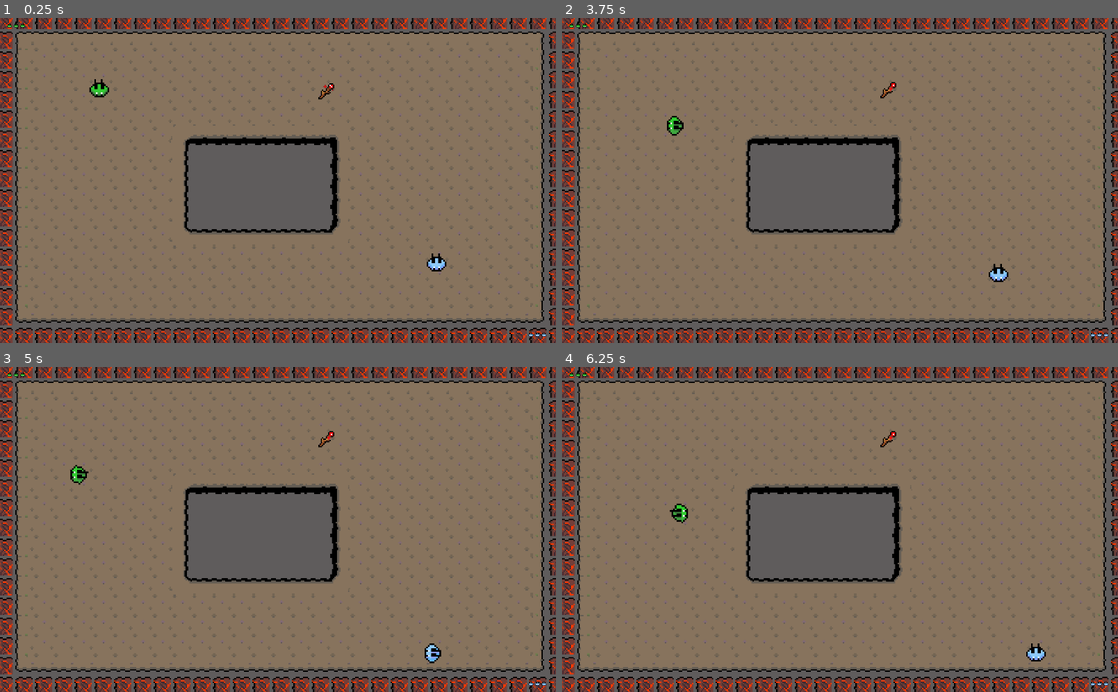
Above: before the commit, frames 1-4 (two rows, left to right).
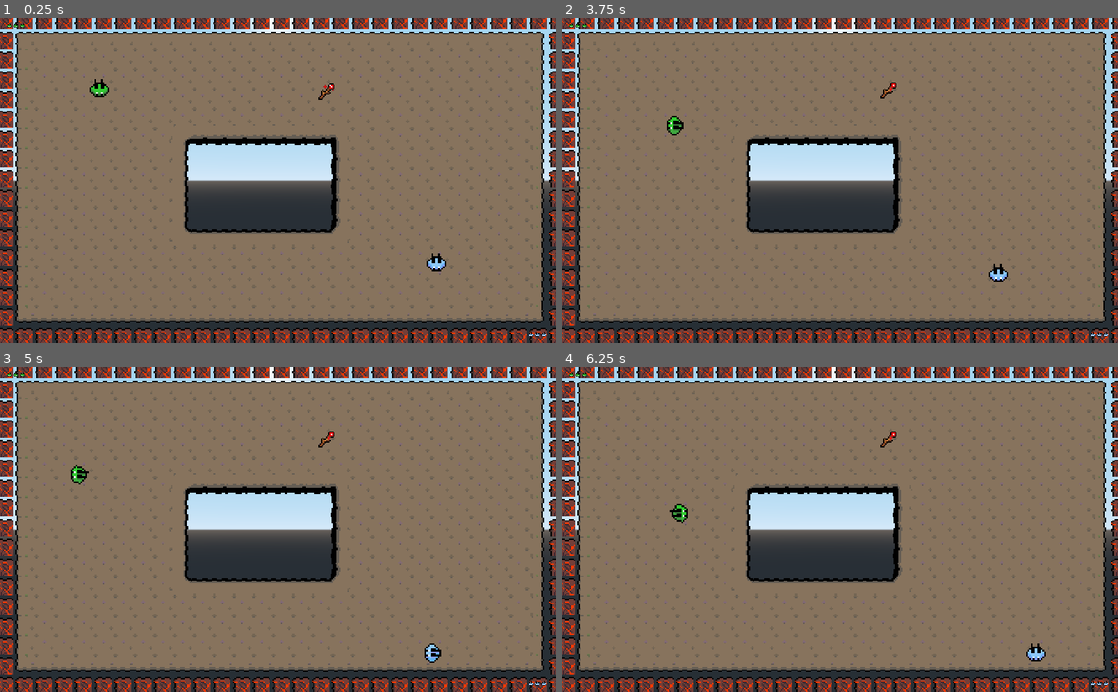
Above: after the commit, the same moments.

Repository: YewChian/slames
Game: Godot game, scene res://Slames/Scene/Screen/TestScence.tscn
Two runs of this game, one before a commit and one after it. Both use one fixed random seed, a clock stepped at 60 frames per second and the inputs below. The project has no main scene, so this scene is started directly.
Inputs:
- Up to frame 1 (0.25 s): no input
- Up to frame 2 (3.75 s): hold Right (ui_right) 0.53-1.28 s; hold / (Attack) 0.53-1.28 s; hold Down (ui_down) 1.28-2.03 s; tap / (Attack) at 1.35, 2.3, 3.05 s; hold Right (ui_right) 2.03-2.78 s; hold F (Attack_P2) 2.03-2.78 s; hold Up (ui_up) 2.78-3.53 s; tap R (player2_dash) at 2.85 s; hold Left (ui_left) from 3.53 s (still down); hold S (player2_down) from 3.53 s (still down)
- Up to frame 3 (5 s): keep holding Left (ui_left); tap / (Attack) at 3.8, 4.55 s; release S (player2_down) at 4.28 s; tap A (player2_left) at 4.35 s
- Up to frame 4 (6.25 s): release Left (ui_left) at 5.03 s; hold Down (ui_down) 5.03-5.78 s; hold D (player2_right) 5.03-5.78 s; tap / (Attack) at 5.3, 6.05 s; hold Right (ui_right) from 5.78 s (still down); tap G (player2_spot) at 5.85 s

The runs differ from the first frame. In frame 1, 15% of the frame differs, in the area x 0-100%, y 0-100%; in frame 2, 15%; in frame 3, 15%; in frame 4, 15%.

Commit message:
weapon removed on death

Diff:
--- a/Slames/Slames/Scene/Actors/KnightSpite.gd
+++ b/Slames/Slames/Scene/Actors/KnightSpite.gd
@@ -4,6 +4,7 @@
 # Declare member variables here. Examples:
 # var a: int = 2
 # var b: String = "text"
+
 var attack_cooldown_time = 1000
 var next_attack_time = 0
 var attack_damage = 30
@@ -24,6 +25,7 @@
 onready var death_timer = get_node("Death")
 onready var attackAnim = get_node("AttackTimer")
 var spotDodge = 1
+var shake_amount = 1.0
 
 #GUN
 onready var weaponPos = $WandPosition
@@ -205,6 +207,10 @@
 func attackanim(direction):
 	get_node("Attack").visible = not get_node("Attack").visible
 	$AnimationPlayer.play(direction)
+#	camera.set_offset(Vector2( \
+#		rand_range(-1.0, 1.0) * shake_amount, \
+#		rand_range(-1.0, 1.0) * shake_amount \
+#	))
 	check_hit()
 	attackAnim.start()
 
--- a/Slames/Slames/Scene/Actors/Slame.gd
+++ b/Slames/Slames/Scene/Actors/Slame.gd
@@ -23,6 +23,9 @@
 var attackAnim_timer = null
 onready var attackAnim = get_node("AttackTimer")
 var spotDodge = 1
+var shake_amount = 1.0
+
+
 #Wands
 onready var weaponPos = $WandPosition
 var gun_data: = {
@@ -30,6 +33,7 @@
 	lightning = preload("res://Slames/EquippedWands/e_LightningWand.tscn"),
 	ice = preload("res://Slames/EquippedWands/e_IceWand.tscn"),
 }
+
 
 #MOVEMENT
 var MAX_SPEED = 200
@@ -200,6 +204,10 @@
 	#play death animation
 	$AnimationPlayer.play("Die")
 	Lives.lives -= 1
+#	Camera.set_offset(Vector2( \
+#		rand_range(-1.0, 1.0) * shake_amount, \
+#		rand_range(-1.0, 1.0) * shake_amount \
+#	))
 	for gun in weaponPos.get_children():
 		gun.queue_free()
 	death_timer.start()
--- a/Slames/Slames/Scene/Screen/TestScence.tscn
+++ b/Slames/Slames/Scene/Screen/TestScence.tscn
@@ -179,6 +179,9 @@
 
 [node name="f_LightningWand" parent="." instance=ExtResource( 9 )]
 
+[node name="Camera" type="Camera" parent="."]
+current = true
+
 [connection signal="picked" from="f_FireWand" to="." method="_on_f_FireWand_picked"]
 [connection signal="ice_picked" from="f_IceWand" to="." method="_on_f_IceWand_ice_picked"]
 [connection signal="lightning_picked" from="f_LightningWand" to="." method="_on_f_LightningWand_lightning_picked"]
